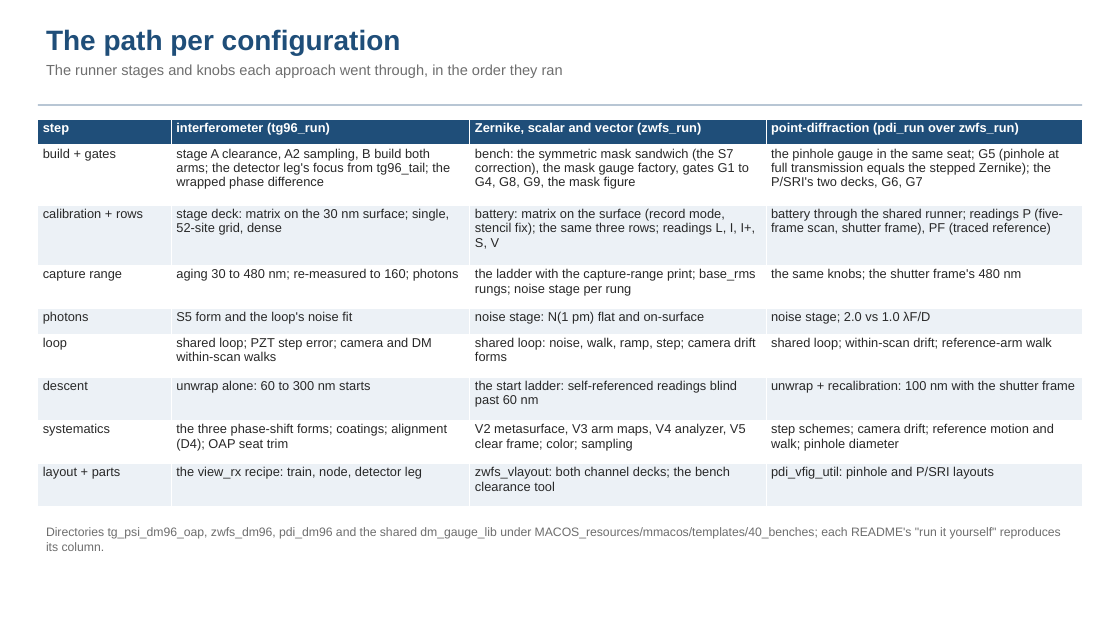
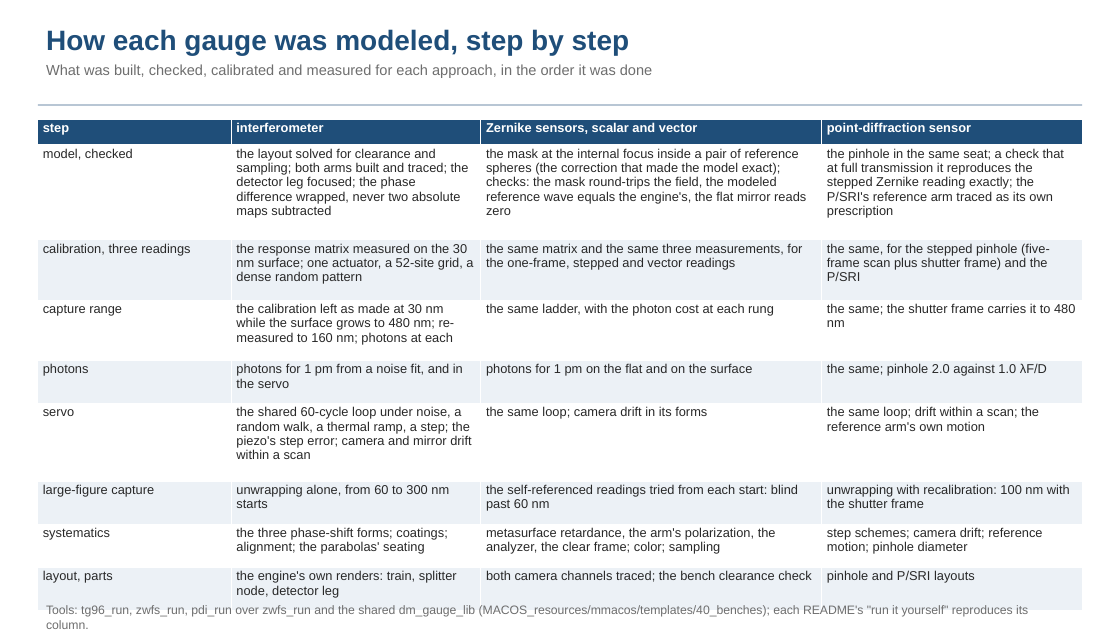
Before and after one commit to nasa-jpl/macos, a slide deck: slide 53 of demo_session/deck_gauges_short_baseline.pptx. Drawn at 1120x630 pixels with LibreOffice and Linux fonts; fonts in the diff are those of the drawing. Boxes give left, top, right and bottom in pixels: in the first picture for what was removed or moved away, otherwise in the second. Text is boxed around its words. In the diff, an @@ line names an element or a change of style, - is before the commit and + after.

```diff
--- a/demo_session/deck_gauges_short_baseline.pptx
+++ b/demo_session/deck_gauges_short_baseline.pptx
@@ text at <box>46,29,652,78</box>: text changed @@
-The path per configuration
-The runner stages and knobs each approach went through, in the order they ran
+How each gauge was modeled, step by step
+What was built, checked, calibrated and measured for each approach, in the order it was done
@@ table at <box>38,119,1083,611</box> @@
-row 1: step | interferometer (tg96_run) | Zernike, scalar and vector (zwfs_run) | point-diffraction (pdi_run over zwfs_run)
+row 1: step | interferometer | Zernike sensors, scalar and vector | point-diffraction sensor
-row 2: build + gates | stage A clearance, A2 sampling, B build both arms; the detector leg's focus from tg96_tail; the wrapped phase difference | bench: the symmetric mask sandwich (the S7 correction), the mask gauge factory, gates G1 to G4, G8, G9, the mask figure | the pinhole gauge in the same seat; G5 (pinhole at full transmission equals the stepped Zernike); the P/SRI's two decks, G6, G7
+row 2: model, checked | the layout solved for clearance and sampling; both arms built and traced; the detector leg focused; the phase difference wrapped, never two absolute maps subtracted | the mask at the internal focus inside a pair of reference spheres (the correction that made the model exact); checks: the mask round-trips the field, the modeled reference wave equals the engine's, the flat mirror reads zero | the pinhole in the same seat; a check that at full transmission it reproduces the stepped Zernike reading exactly; the P/SRI's reference arm traced as its own prescription
-row 3: calibration + rows | stage deck: matrix on the 30 nm surface; single, 52-site grid, dense | battery: matrix on the surface (record mode, stencil fix); the same three rows; readings L, I, I+, S, V | battery through the shared runner; readings P (five-frame scan, shutter frame), PF (traced reference)
+row 3: calibration, three readings | the response matrix measured on the 30 nm surface; one actuator, a 52-site grid, a dense random pattern | the same matrix and the same three measurements, for the one-frame, stepped and vector readings | the same, for the stepped pinhole (five-frame scan plus shutter frame) and the P/SRI
-row 4: capture range | aging 30 to 480 nm; re-measured to 160; photons | the ladder with the capture-range print; base_rms rungs; noise stage per rung | the same knobs; the shutter frame's 480 nm
+row 4: capture range | the calibration left as made at 30 nm while the surface grows to 480 nm; re-measured to 160 nm; photons at each | the same ladder, with the photon cost at each rung | the same; the shutter frame carries it to 480 nm
-row 5: photons | S5 form and the loop's noise fit | noise stage: N(1 pm) flat and on-surface | noise stage; 2.0 vs 1.0 λF/D
+row 5: photons | photons for 1 pm from a noise fit, and in the servo | photons for 1 pm on the flat and on the surface | the same; pinhole 2.0 against 1.0 λF/D
-row 6: loop | shared loop; PZT step error; camera and DM within-scan walks | shared loop: noise, walk, ramp, step; camera drift forms | shared loop; within-scan drift; reference-arm walk
+row 6: servo | the shared 60-cycle loop under noise, a random walk, a thermal ramp, a step; the piezo's step error; camera and mirror drift within a scan | the same loop; camera drift in its forms | the same loop; drift within a scan; the reference arm's own motion
-row 7: descent | unwrap alone: 60 to 300 nm starts | the start ladder: self-referenced readings blind past 60 nm | unwrap + recalibration: 100 nm with the shutter frame
+row 7: large-figure capture | unwrapping alone, from 60 to 300 nm starts | the self-referenced readings tried from each start: blind past 60 nm | unwrapping with recalibration: 100 nm with the shutter frame
-row 8: systematics | the three phase-shift forms; coatings; alignment (D4); OAP seat trim | V2 metasurface, V3 arm maps, V4 analyzer, V5 clear frame; color; sampling | step schemes; camera drift; reference motion and walk; pinhole diameter
+row 8: systematics | the three phase-shift forms; coatings; alignment; the parabolas' seating | metasurface retardance, the arm's polarization, the analyzer, the clear frame; color; sampling | step schemes; camera drift; reference motion; pinhole diameter
-row 9: layout + parts | the view_rx recipe: train, node, detector leg | zwfs_vlayout: both channel decks; the bench clearance tool | pdi_vfig_util: pinhole and P/SRI layouts
+row 9: layout, parts | the engine's own renders: train, splitter node, detector leg | both camera channels traced; the bench clearance check | pinhole and P/SRI layouts
@@ text at <box>46,605,1028,629</box>: text changed @@
-Directories tg_psi_dm96_oap, zwfs_dm96, pdi_dm96 and the shared dm_gauge_lib under MACOS_resources/mmacos/templates/40_benches; each README's "run it yourself" reproduces its column.
+Tools: tg96_run, zwfs_run, pdi_run over zwfs_run and the shared dm_gauge_lib (MACOS_resources/mmacos/templates/40_benches); each README's "run it yourself" reproduces its column.
```
Also in this commit, not shown: 6 other slides changed, 3 other files.
